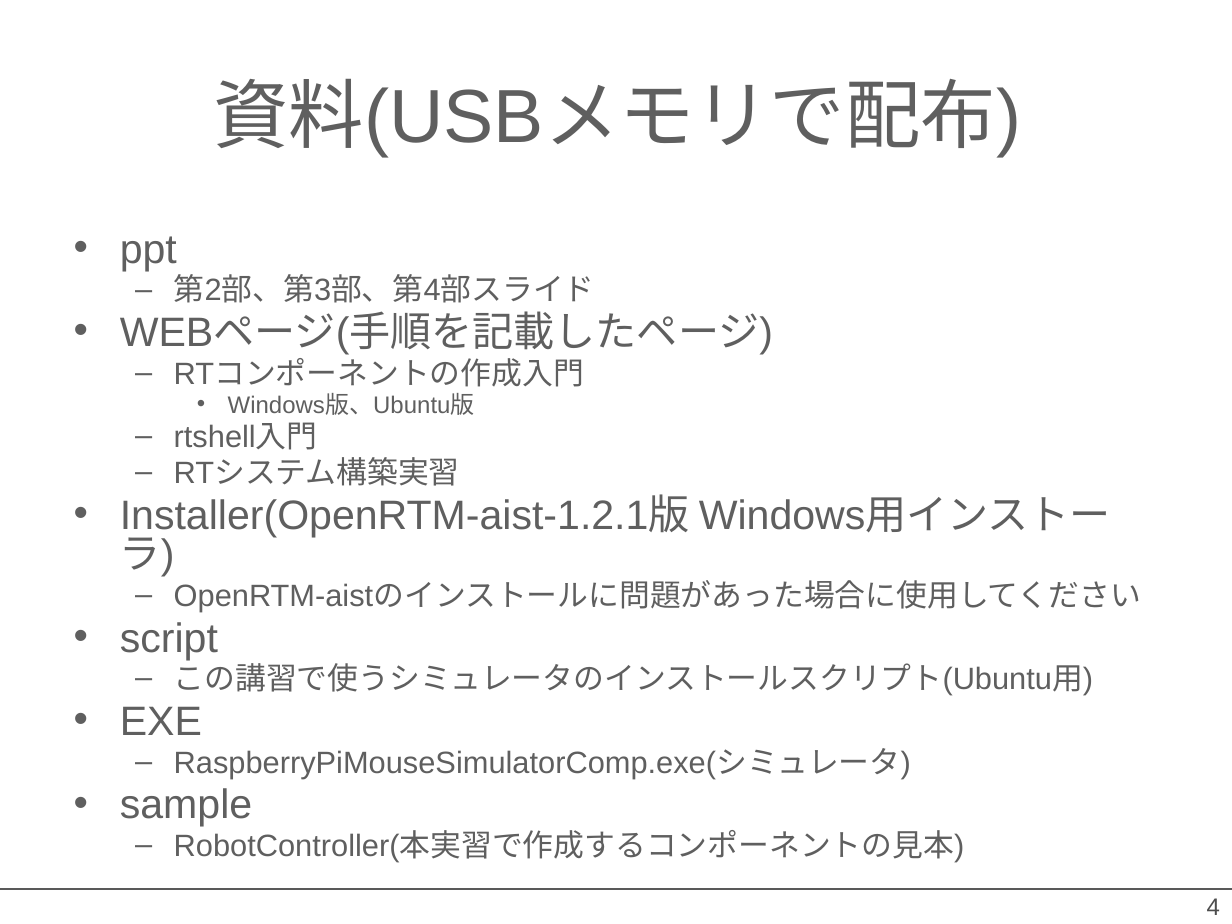
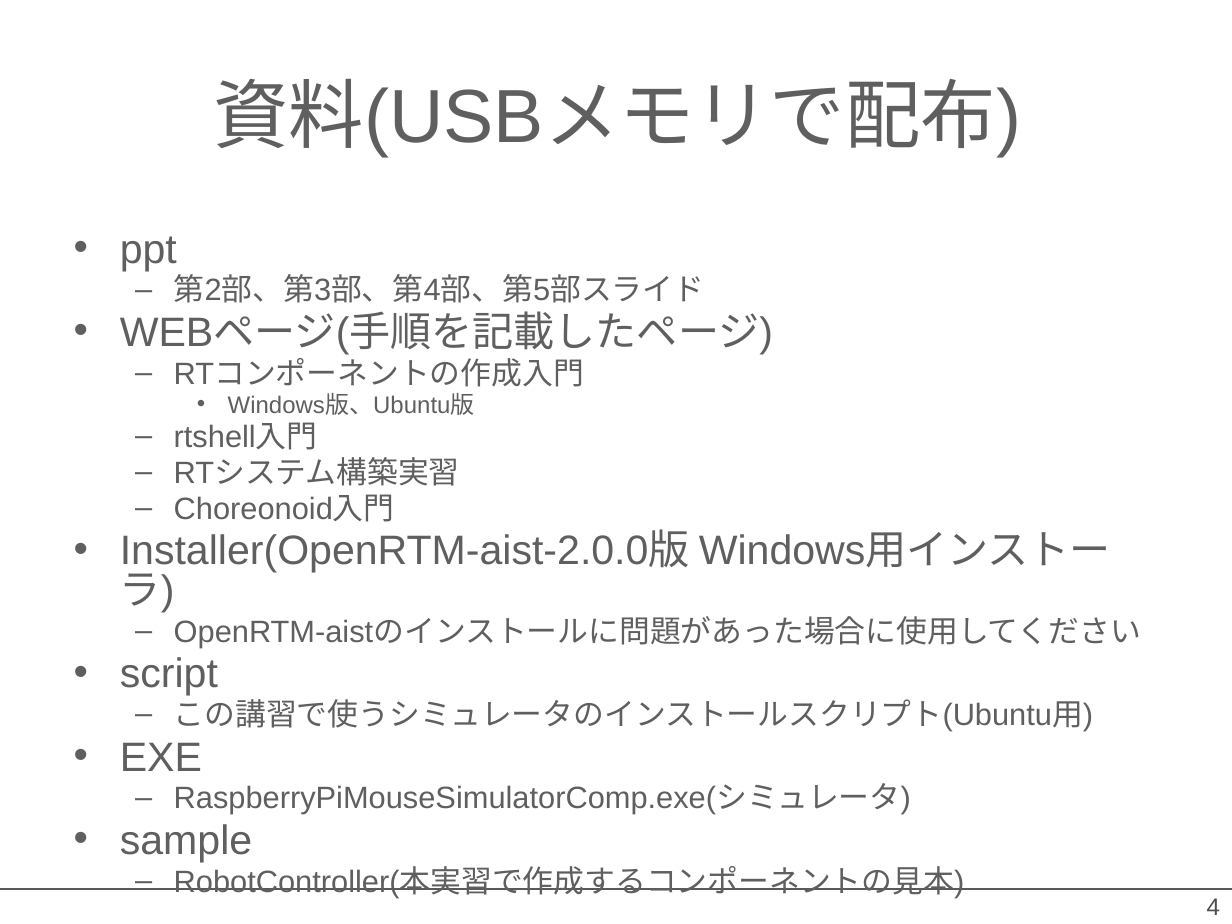
Before and after one commit to OpenRTM/RTM_Tutorial, a slide deck: slide 4 of ppt/インストールの確認.pptx. Drawn at 1232x924 pixels with LibreOffice and Linux fonts; fonts in the diff are those of the drawing; background and template pictures are left out. Boxes give left, top, right and bottom in pixels: in the first picture for what was removed or moved away, otherwise in the second. Text is boxed around its words. In the diff, an @@ line names an element or a change of style, - is before the commit and + after.

```diff
--- a/ppt/インストールの確認.pptx
+++ b/ppt/インストールの確認.pptx
@@ text at (174,274,704,303): text changed @@
-  – 第2部、第3部、第4部スライド
+  – 第2部、第3部、第4部、第5部スライド
@@ text at (120,494,690,573): text changed @@
-• Installer(OpenRTM-aist-1.2.1版 Windows用インストーラ)
+  – Choreonoid入門
+• Installer(OpenRTM-aist-2.0.0版 Windows用インストーラ)
```
Also in this commit, not shown: 2 other slides changed, 1 other file.
